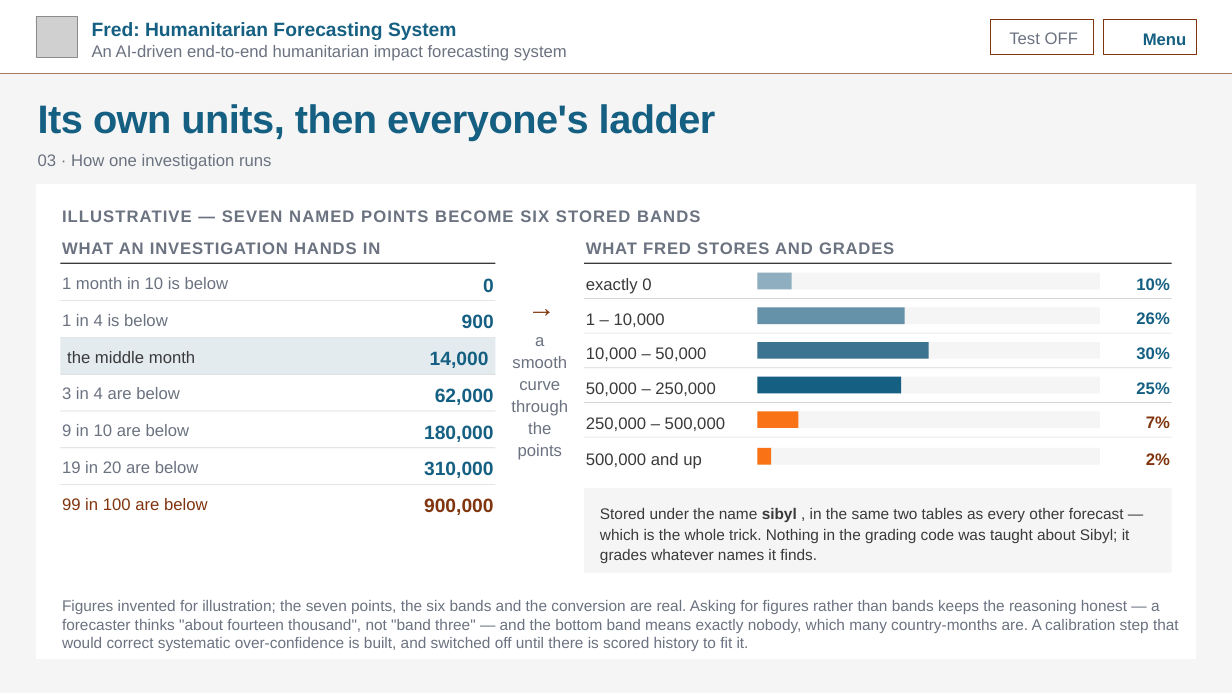
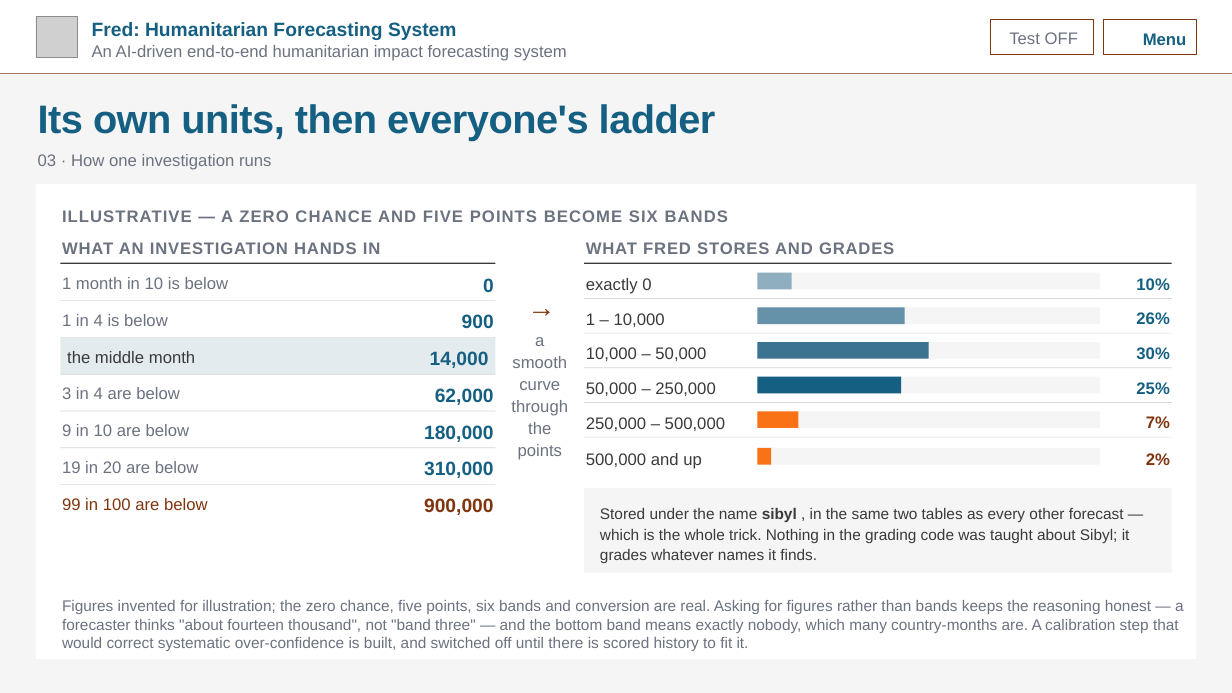
Before and after one commit to kwyjad/Pythia, a slide deck: slide 8 of docs/decks/4_sibyl.pptx. Drawn at 1232x693 pixels with LibreOffice and Linux fonts; fonts in the diff are those of the drawing; grey boxes stand for pictures; background and template pictures are left out. Boxes give left, top, right and bottom in pixels: in the first picture for what was removed or moved away, otherwise in the second. Text is boxed around its words. In the diff, an @@ line names an element or a change of style, - is before the commit and + after.

```diff
--- a/docs/decks/4_sibyl.pptx
+++ b/docs/decks/4_sibyl.pptx
@@ text at (62,210,728,222): text changed @@
-ILLUSTRATIVE — SEVEN NAMED POINTS BECOME SIX STORED BANDS
+ILLUSTRATIVE — A ZERO CHANCE AND FIVE POINTS BECOME SIX BANDS
@@ text at (62,600,1184,651): text changed @@
-Figures invented for illustration; the seven points, the six bands and the conversion are real. Asking for figures rather than bands keeps the reasoning honest — a forecaster thinks "about fourteen thousand", not "band three" — and the bottom band means exactly nobody, which many country-months are. A calibration step that would correct systematic over-confidence is built, and switched off until there is scored history to fit it.
+Figures invented for illustration; the zero chance, five points, six bands and conversion are real. Asking for figures rather than bands keeps the reasoning honest — a forecaster thinks "about fourteen thousand", not "band three" — and the bottom band means exactly nobody, which many country-months are. A calibration step that would correct systematic over-confidence is built, and switched off until there is scored history to fit it.
```
Also in this commit, not shown: 6 other slides changed, 5 other files.
